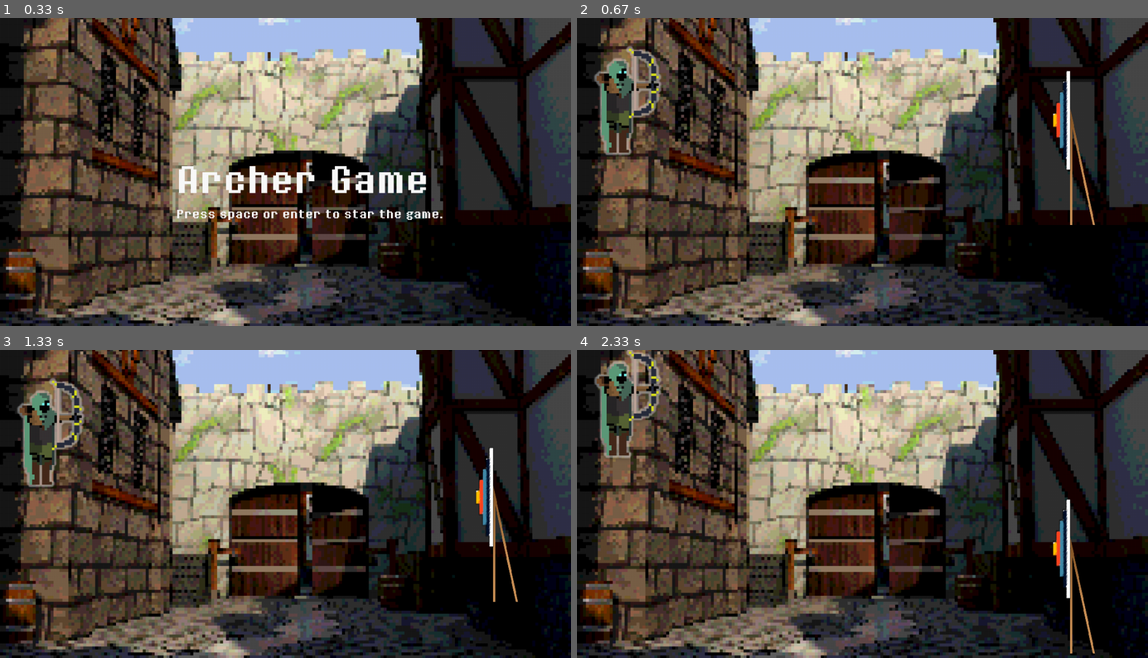
Above: before the commit, frames 1-4 (two rows, left to right).
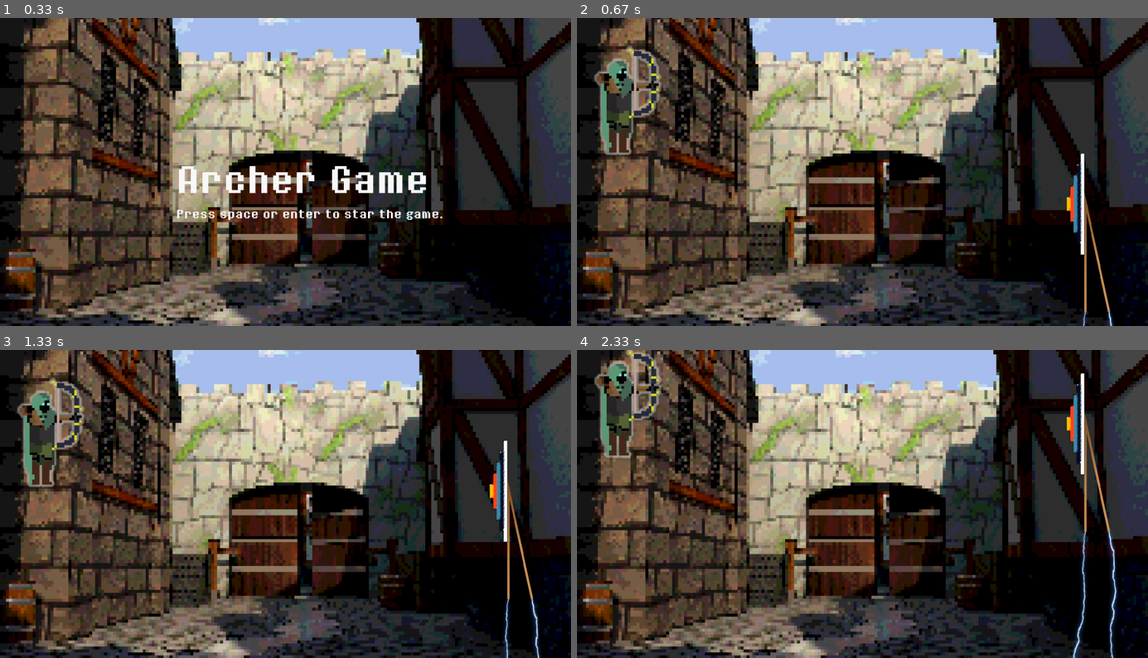
Above: after the commit, the same moments.

Repository: edumigueis/Archer-PyGame
Game: pygame game, started from game.py
The game is run twice, just before and just after one commit, with the same random seed, the same clock (stepped at 60 frames per second) and the same inputs.
Inputs:
- Up to frame 1 (0.33 s): no input
- Up to frame 2 (0.67 s): tap Enter at 0.33 s
- Up to frame 3 (1.33 s): tap W at 0.67 s; tap S at 1 s
- Up to frame 4 (2.33 s): hold Up 1.83-2.3 s

Frame 1 is identical in both runs. In frame 2, 1.8% of the frame differs, in the area x 83-94%, y 17-100%; in frame 3, 2.0%; in frame 4, 2.6%, in the area x 83-95%, y 7-100%.

Commit message:
Adjustments

Diff:
--- a/game.py
+++ b/game.py
@@ -3,8 +3,9 @@
 import pygame
 
 pygame.init()
-bitSmall = pygame.font.Font('assets/8bitOperatorPlus-Bold.ttf', 20)
-bit = pygame.font.Font('assets/8bitOperatorPlus-Bold.ttf', 60)
+os.chdir(os.path.dirname(__file__))
+bitSmall = pygame.font.Font(os.getcwd() + '\\assets\\8bitOperatorPlus-Bold.ttf', 20)
+bit = pygame.font.Font(os.getcwd() + '\\assets\\8bitOperatorPlus-Bold.ttf', 60)
 
 scr_size = (width, height) = (1018, 549)
 width = 1018
@@ -21,15 +22,18 @@
 pygame.display.set_caption("Archer Game")
 bg = pygame.image.load("assets/bg.png")
 player = pygame.image.load("assets/archer1.png")
-playerShoot = pygame.image.load("assets/archer2.png")
+player_shoot = pygame.image.load("assets/archer2.png")
 player = pygame.transform.scale(player, (300, 300))
-playerShoot = pygame.transform.scale(playerShoot, (300, 300))
+player_shoot = pygame.transform.scale(player_shoot, (300, 300))
 arrow = pygame.image.load("assets/arrow.png")
 target = pygame.image.load("assets/target.png")
 target = pygame.transform.scale(target, (170, 279))
-isShooting = False
-rect_change_y = 2
-rect_y = 50
+target_lightning = pygame.image.load("assets/target_lightning.png")
+target_lightning = pygame.transform.scale(target_lightning, (215, 690))
+is_shooting = False
+rect_y = 270
+is_moving_down = True
+shock_x = 1
 
 def gameplay():
     playery = 0
@@ -37,8 +41,8 @@
 
     gQuit = False
     screen.blit(bg, (0, 0))
-    global isShooting
-    isShooting = False
+    global is_shooting
+    is_shooting = False
     while not gQuit:
         if pygame.display.get_surface() == None:
             print(errMsg)
@@ -62,9 +66,9 @@
                 if event.type == pygame.KEYDOWN:
                     if event.key == pygame.K_SPACE or event.key == pygame.K_RIGHT or event.key == pygame.K_d:
                         screen.blit(bg, (0, 0))
-                        screen.blit(playerShoot, (playerx, playery))
+                        screen.blit(player_shoot, (playerx, playery))
                         pygame.display.update()
-                        isShooting = True
+                        is_shooting = True
                         pygame.event.set_blocked(pygame.KEYDOWN)
                         shoot(playery, playerx + 30)
 
@@ -73,18 +77,42 @@
                         introScreen()
                         return True
 
-            if not isShooting:
+            if not is_shooting:
                 pygame.event.set_allowed(pygame.KEYDOWN)
                 screen.blit(bg, (0, 0))
                 screen.blit(player, (playerx, playery))
 
             global rect_change_y
             global rect_y
-            rect_y += rect_change_y
-            if rect_y > height - 275 or rect_y < 0:
-                rect_change_y = rect_change_y * -1
+            global is_moving_down
+            global shock_x
 
-            screen.blit(target, (width - 200, rect_y))
+            shock_x = -shock_x
+            if is_moving_down == True:
+                rect_y += 2
+                if rect_y > height/7:
+                    rect_y += 1
+                if rect_y > height/5:
+                    rect_y += 1
+                if rect_y > height/4:
+                    rect_y += 2
+                if rect_y > height/3:
+                    rect_y += 2
+            else:
+                rect_y -= 2
+
+            if rect_y > height - 275:
+                is_moving_down = -is_moving_down
+                rect_y = 275
+            elif rect_y < 0:
+                is_moving_down = -is_moving_down
+                rect_y = 0
+
+            if is_moving_down == True:
+                screen.blit(target, (width - 174, rect_y))
+            else:
+                screen.blit(target_lightning, (width - 200 - shock_x, rect_y))
+
             pygame.display.update()
 
         clock.tick(FPS)
@@ -97,7 +125,7 @@
     while arrowX < width:
         arrowX += 20
         screen.blit(bg, (0, 0))
-        screen.blit(playerShoot, (xStart - 30, yStart))
+        screen.blit(player_shoot, (xStart - 30, yStart))
         screen.blit(arrow, (arrowX, yStart + 90))
         rect_y += rect_change_y * 0.5
         if rect_y > height - 275 or rect_y < 0:
@@ -108,8 +136,8 @@
             print(str(rect_y) + "e" + str(yStart)) #DETECTAR COLISÃO
 
         if arrowX > width - 100:
-            global isShooting
-            isShooting = False
+            global is_shooting
+            is_shooting = False
 
 
 def introScreen():
Binary file added: assets/target_lightning.png
